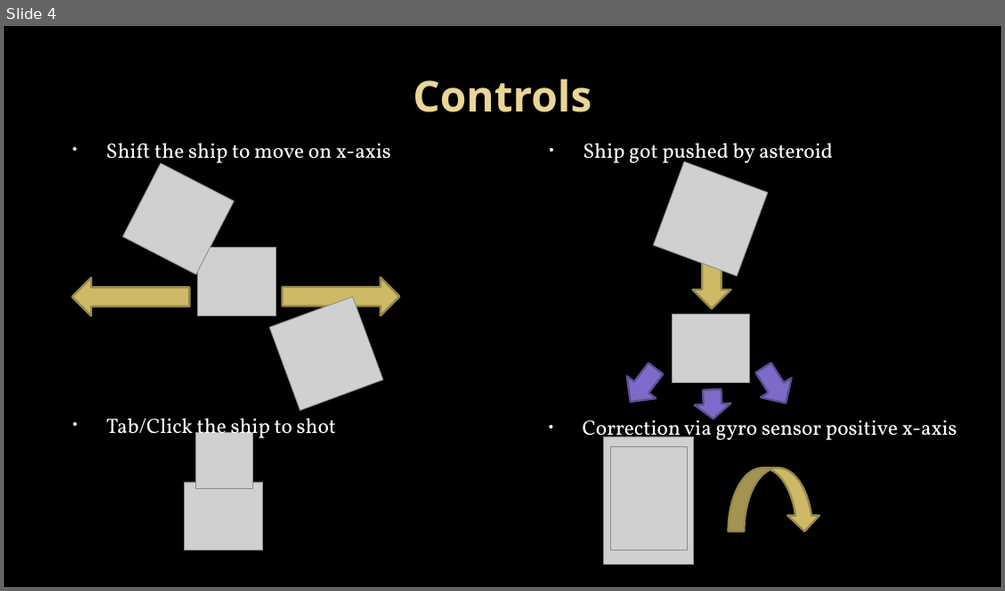
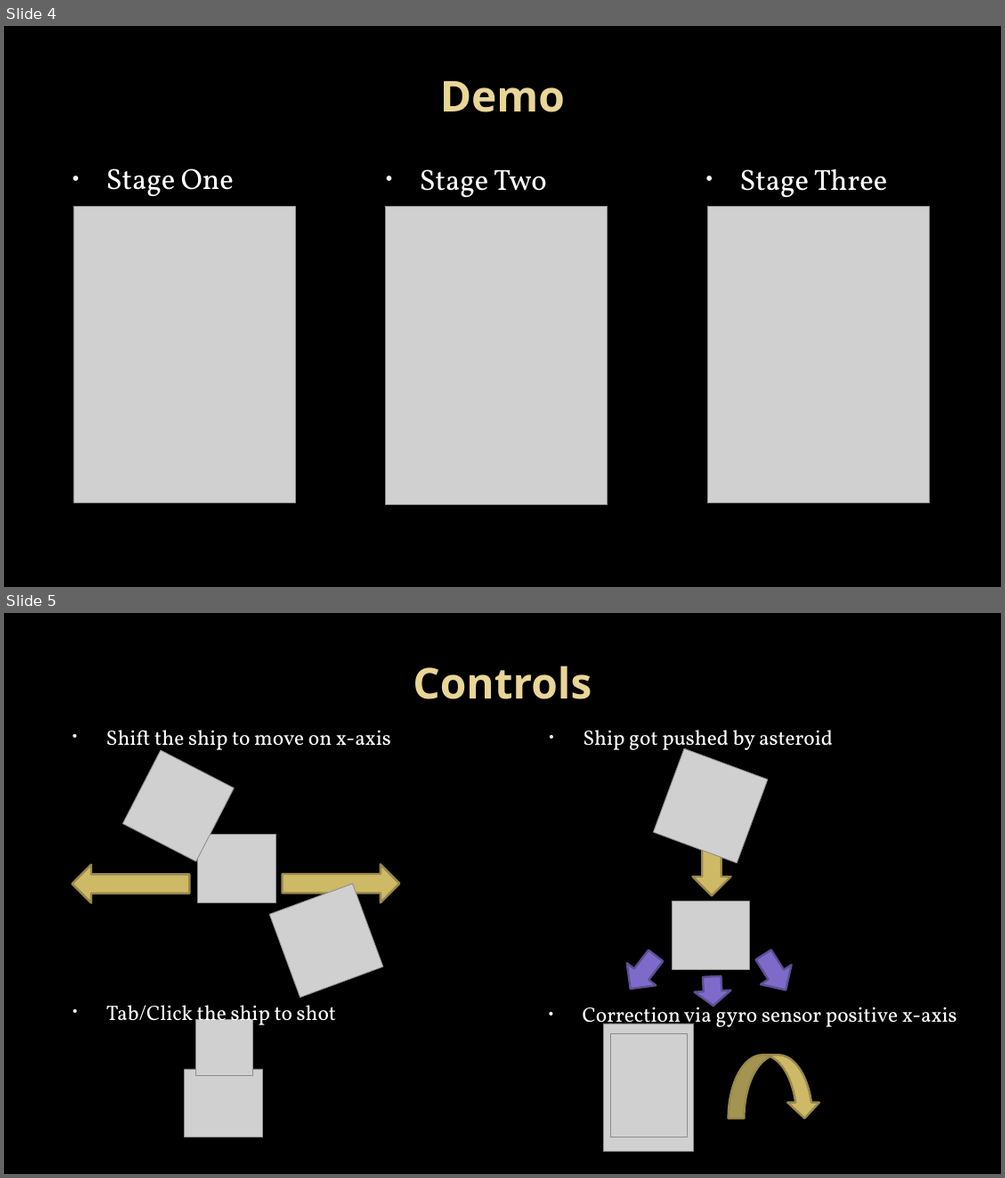
Before and after one commit to andreasdietze/MobileAppWiSe1718, a slide deck: Präsentation/MobileAppsWiSe1718_Dietze_Schmitt_Vorabversion.pptx. Shown one above the other, each under a label of ours: slide 4 before the commit, slides 4 and 5 after it. The pictures are 1005x591 and 1005x1178 pixels, drawn with LibreOffice and Linux fonts; fonts in the diff are those of the drawing; grey boxes stand for pictures; background and template pictures are left out. Boxes give left, top, right and bottom in pixels: in the first picture for what was removed or moved away, otherwise in the second. Text is boxed around its words. In the diff, an @@ line names an element or a change of style, - is before the commit and + after.

```diff
--- a/Präsentation/MobileAppsWiSe1718_Dietze_Schmitt_Vorabversion.pptx
+++ b/Präsentation/MobileAppsWiSe1718_Dietze_Schmitt_Vorabversion.pptx
@@ slide 4 added at (4, 26, 1001, 587), background picture (left out) @@
@@ title added at (440, 81, 565, 112), 41 pt, text gradient #EAD696 to #E7D081, bold @@
+Demo
@@ text added at (106, 168, 234, 196), 28 pt, text #FFFFFF @@
+• Stage One
@@ text added at (420, 169, 547, 197), 28 pt, text #FFFFFF @@
+• Stage Two
@@ text added at (739, 168, 888, 197), 28 pt, text #FFFFFF @@
+• Stage Three
@@ picture added at (73, 206, 296, 502) @@
@@ picture added at (386, 206, 607, 505) @@
@@ picture added at (708, 206, 929, 503) @@
@@ what was slide 4 is now slide 5 @@
```
Also in this commit, not shown: 8 slides changed, 1 other file.
